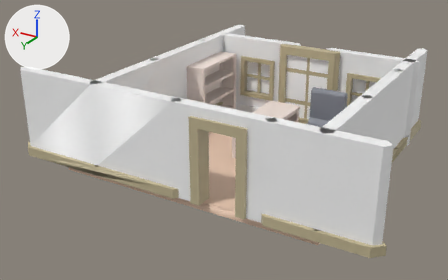
The FBX model Assets/Models/Remastered Models/Level_0_3-Alt.fbx: old version first, new version second.
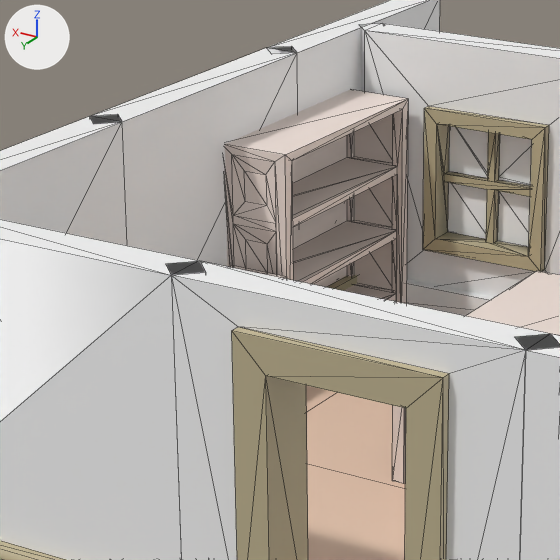
Old and new are each drawn whole from a 50 mm camera at (-13.42, 9.95, 5.89) aimed at (-6.6, -1.41, 0.21) and again close up on the part from 28% to 62% of the width and 10% to 64% of the height. The axes (+X, +Y, +Z) are drawn at upper left. The lights are the same throughout. The close-ups show mesh edges as thin lines. Where no turn or scale is listed for an object, it has been applied to the vertices. Vertices at the same position are counted once.

The first close-up shows 'mergedBlocks'.
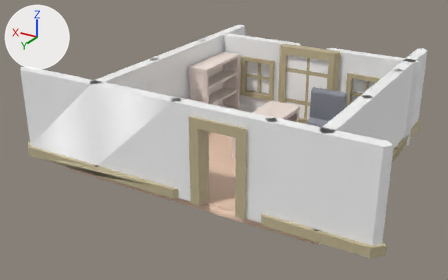
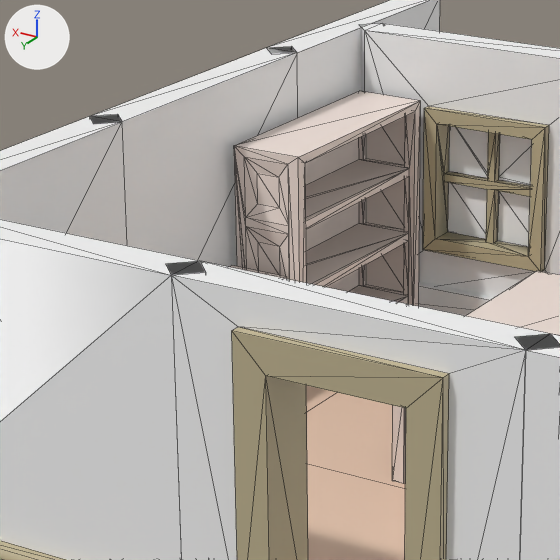
What differs and where, as boxes (x1, y1, x2, y2) in the close-ups (560 x 560 px; the box of a moved part takes in the faces that stretch with it):
part 1 of me_mesh, moved or reshaped
    before: (225, 89, 408, 304)
    after: (234, 91, 420, 306)

Diff of the bpy script that builds the scene:
```diff
--- a/Assets/Models/Remastered Models/Level_0_3-Alt.fbx.py
+++ b/Assets/Models/Remastered Models/Level_0_3-Alt.fbx.py
@@ me_mesh @@
 me_mesh.from_pydata(...)  # 1382 vertices, 2906 faces; spans x -11.21..-2.8, y -5.2..1.21, z -0.2..2.0
 # used by ob_mergedblocks; location = (0.0, 0.0, 0.0)
+# me_mesh part 1: the loose piece of 188 vertices spanning x -5.6..-5.1, y -3.7..-2.1, z 0.0..1.58 is moved by (-0.1, 0.0, 0.0)
 me_mesh.materials.append(mat_stone_clone)
```
